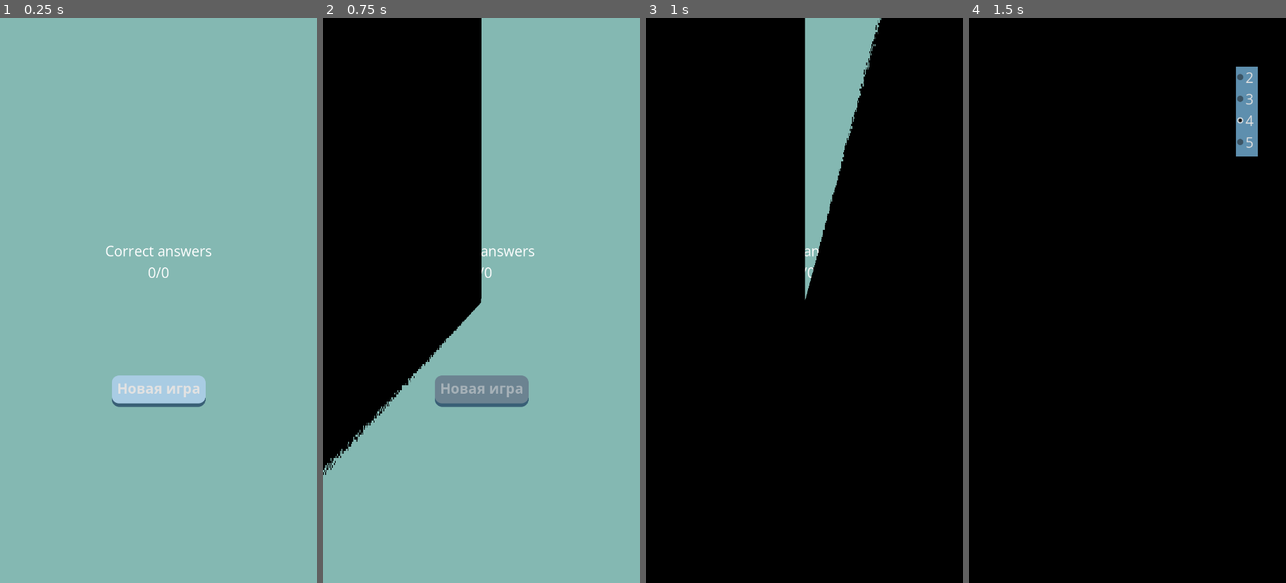
Above: before the commit, frames 1-4 (left to right).
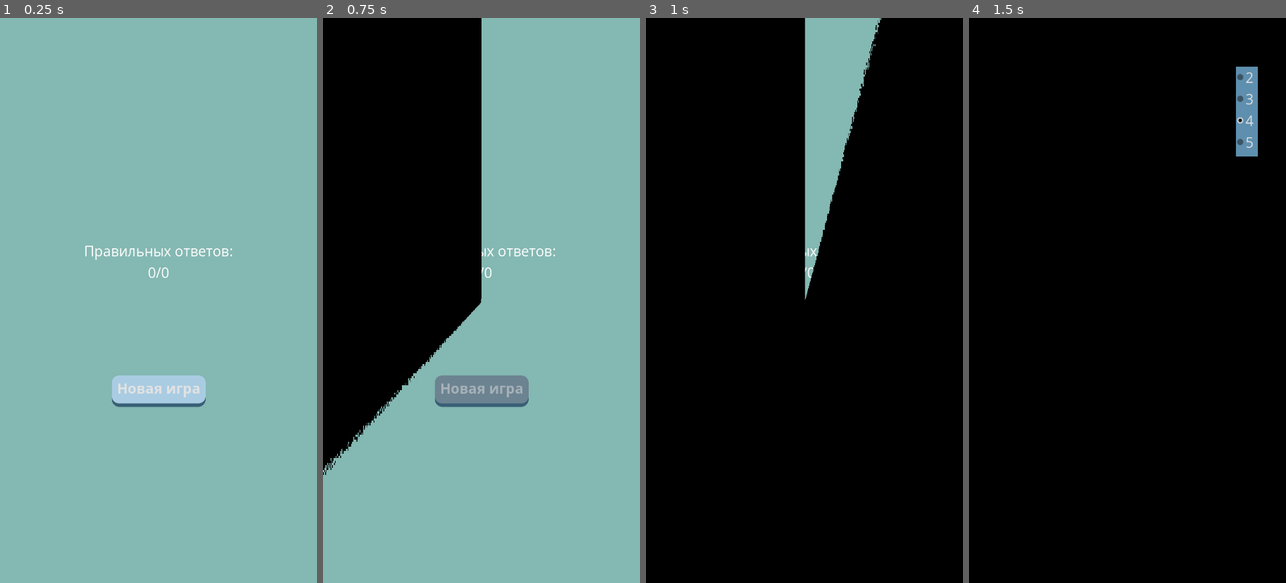
Above: after the commit, the same moments.

Repository: ash4rk/ad-aurum-quiz
Game: Godot game, scene res://scenes/end_game_screen.tscn
The game is run twice, just before and just after one commit, with the same random seed, the same clock (stepped at 60 frames per second) and the same inputs. This scene is started directly instead of the project's main scene.
Inputs:
- Up to frame 1 (0.25 s): no input
- Up to frame 2 (0.75 s): click "Новая игра" at 0.5 s
- Up to frame 3 (1 s): no input
- Up to frame 4 (1.5 s): click "4" at 1.25 s

The runs differ from the first frame. In frame 1, 0.4% of the frame differs, in the area x 26-74%, y 40-43%; in frame 2, 0.2%; in frame 3, less than 0.1%; in frame 4, nothing differs.

Commit message:
FIX: Translate end game text according language convention

Diff:
--- a/scenes/end_game_screen.tscn
+++ b/scenes/end_game_screen.tscn
@@ -31,7 +31,7 @@
 
 [node name="CorrectAnswersLabel" type="Label" parent="VBoxContainer"]
 layout_mode = 2
-text = "Correct answers"
+text = "Правильных ответов:"
 
 [node name="CorrectAnswersValueLabel" type="Label" parent="VBoxContainer"]
 layout_mode = 2
